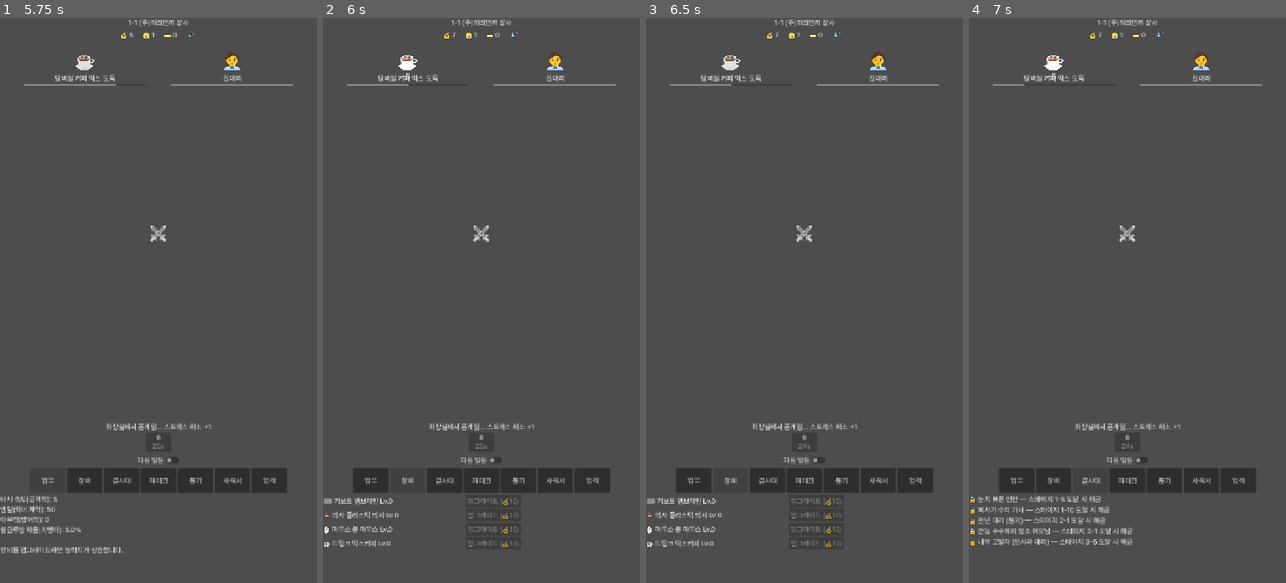
Above: before the commit, frames 1-4 (left to right).
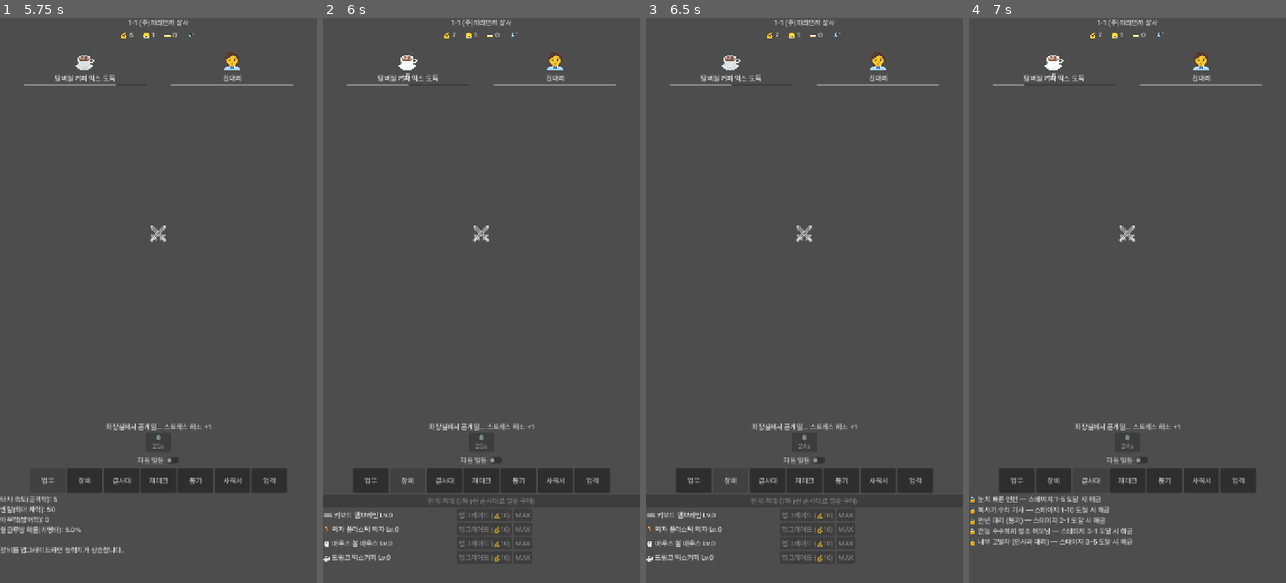
Above: after the commit, the same moments.

Repository: InjunKang/resignation-clicker
Game: Godot game, scene res://scenes/Main.tscn
Same seed, same stepped clock (60 frames per second), same inputs: the game is played once before the commit and once after it.
Inputs (mouse positions are in pixels of both pictures, inside the frame that each line leads up to):
- Up to frame 1 (5.75 s): click "🔊" at 0.5 s; click "🔇" at 1.25 s; click (158, 232) at 2 s; click "🔊" at 2.75 s; click "🔇" at 3.5 s; click "자동 발동" at 4.25 s; click "업무" at 5 s
- Up to frame 2 (6 s): click "장비" at 5.75 s
- Up to frame 3 (6.5 s): no input
- Up to frame 4 (7 s): click "결사대" at 6.5 s

Frame 1 is identical in both runs. In frame 2, 1.1% of the frame differs, in the area x 0-66%, y 84-97%; in frame 3, 1.1%; in frame 4, nothing differs.

Commit message:
Add buy-max / upgrade-all-max QoL buttons for equipment
Manually clicking "업그레이드" once per level is standard-idle-game
tedious once gold income scales up (which it now does reliably after
the passive-income fix). Added:
- Per-slot "MAX" button: spends down available gold on just that slot.
- A single "전체 최대 강화" button: repeatedly buys whichever of the 4
  slots is currently cheapest until gold runs out (same greedy strategy
  the balance simulation used), so a player can dump a large gold
  stockpile in one click instead of dozens.

Both compute the whole purchase in one pass (no signal emission per
level) and play one upgrade sound per burst, not per level.

Verified via headless run/export and a Playwright pass that let gold
accumulate for 40s then clicked "전체 최대 강화": levels distributed
correctly across all 4 slots cheapest-first, gold spent down, 0 console
errors.

Co-Authored-By: Claude Sonnet 5 <noreply@anthropic.com>

Diff:
--- a/scripts/autoload/GameState.gd
+++ b/scripts/autoload/GameState.gd
@@ -127,6 +127,57 @@
 	recalculate_stats()
 	equipment_changed.emit()
 	return true
+
+## 한 슬롯에 대해 살 수 있는 만큼 한 번에 강화한다. 실제로 오른 레벨 수를 반환.
+func upgrade_equipment_max(slot: String) -> int:
+	var level: int = equipment_levels[slot]
+	var count: int = 0
+	var remaining: float = gold
+	while true:
+		var cost: float = get_equip_cost(slot, level + count)
+		if remaining < cost:
+			break
+		remaining -= cost
+		count += 1
+	if count <= 0:
+		return 0
+	gold = remaining
+	equipment_levels[slot] = level + count
+	if equipment_levels[slot] >= GameData.get_equipment_legendary_level(slot):
+		equipment_ever_maxed = true
+	recalculate_stats()
+	currency_changed.emit()
+	equipment_changed.emit()
+	return count
+
+## 4개 슬롯 전체에 걸쳐 항상 가장 싼 슬롯부터 살 수 있는 만큼 강화한다.
+func upgrade_all_equipment_max() -> int:
+	var total: int = 0
+	var remaining: float = gold
+	var progressed: bool = true
+	while progressed:
+		progressed = false
+		var best_slot: String = ""
+		var best_cost: float = INF
+		for slot in equipment_levels.keys():
+			var cost: float = get_equip_cost(slot, equipment_levels[slot])
+			if cost < best_cost:
+				best_cost = cost
+				best_slot = slot
+		if best_slot != "" and remaining >= best_cost:
+			remaining -= best_cost
+			equipment_levels[best_slot] += 1
+			if equipment_levels[best_slot] >= GameData.get_equipment_legendary_level(best_slot):
+				equipment_ever_maxed = true
+			total += 1
+			progressed = true
+	if total <= 0:
+		return 0
+	gold = remaining
+	recalculate_stats()
+	currency_changed.emit()
+	equipment_changed.emit()
+	return total
 
 # --- 스테이지 진행 ---
 
--- a/scripts/ui/panels/equipment_panel.gd
+++ b/scripts/ui/panels/equipment_panel.gd
@@ -3,18 +3,28 @@
 ## "장비" 탭: 키보드/의자/마우스/드링크 업그레이드
 
 var rows: Dictionary = {}
+var upgrade_all_btn: Button
 
 func _ready() -> void:
+	var scroll := ScrollContainer.new()
+	scroll.set_anchors_and_offsets_preset(Control.PRESET_FULL_RECT)
+	add_child(scroll)
+
 	var vbox := VBoxContainer.new()
-	vbox.set_anchors_and_offsets_preset(Control.PRESET_FULL_RECT)
-	add_child(vbox)
+	vbox.size_flags_horizontal = Control.SIZE_EXPAND_FILL
+	scroll.add_child(vbox)
+
+	upgrade_all_btn = Button.new()
+	upgrade_all_btn.text = "전체 최대 강화 (싼 순서대로 일괄 구매)"
+	upgrade_all_btn.pressed.connect(_on_upgrade_all_pressed)
+	vbox.add_child(upgrade_all_btn)
 
 	for slot in GameData.EQUIPMENT.keys():
 		var row := HBoxContainer.new()
 		vbox.add_child(row)
 
 		var name_label := Label.new()
-		name_label.custom_minimum_size = Vector2(320, 0)
+		name_label.custom_minimum_size = Vector2(300, 0)
 		row.add_child(name_label)
 
 		var upgrade_btn := Button.new()
@@ -22,7 +32,12 @@
 		upgrade_btn.pressed.connect(_on_upgrade_pressed.bind(slot))
 		row.add_child(upgrade_btn)
 
-		rows[slot] = {"name_label": name_label, "button": upgrade_btn}
+		var max_btn := Button.new()
+		max_btn.text = "MAX"
+		max_btn.pressed.connect(_on_upgrade_max_pressed.bind(slot))
+		row.add_child(max_btn)
+
+		rows[slot] = {"name_label": name_label, "button": upgrade_btn, "max_button": max_btn}
 
 	GameState.equipment_changed.connect(_refresh)
 	GameState.currency_changed.connect(_refresh)
@@ -32,7 +47,16 @@
 	if GameState.upgrade_equipment(slot):
 		Sfx.play_upgrade()
 
+func _on_upgrade_max_pressed(slot: String) -> void:
+	if GameState.upgrade_equipment_max(slot) > 0:
+		Sfx.play_upgrade()
+
+func _on_upgrade_all_pressed() -> void:
+	if GameState.upgrade_all_equipment_max() > 0:
+		Sfx.play_upgrade()
+
 func _refresh() -> void:
+	var any_affordable: bool = false
 	for slot in rows.keys():
 		var level: int = GameState.equipment_levels[slot]
 		var def: Dictionary = GameData.EQUIPMENT[slot]
@@ -41,5 +65,9 @@
 		var info: Dictionary = rows[slot]
 		info["name_label"].text = "%s %s %s Lv.%d" % [tier["icon"], def["label"], tier["name"], level]
 		var cost: float = GameState.get_equip_cost(slot, level)
+		var affordable: bool = GameState.gold >= cost
+		any_affordable = any_affordable or affordable
 		info["button"].text = "업그레이드 (💰%s)" % Fmt.short(cost)
-		info["button"].disabled = GameState.gold < cost
+		info["button"].disabled = not affordable
+		info["max_button"].disabled = not affordable
+	upgrade_all_btn.disabled = not any_affordable
